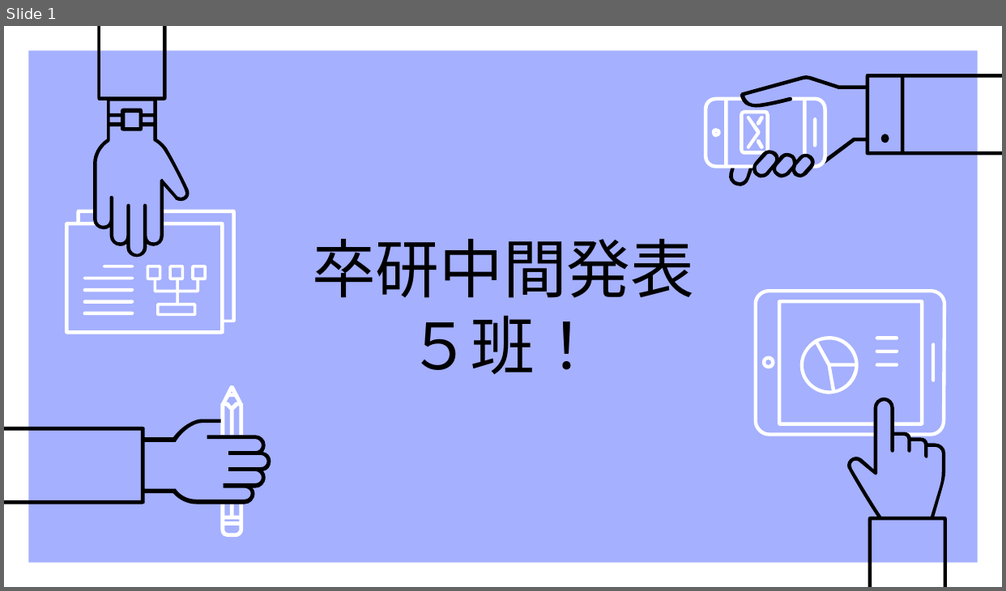
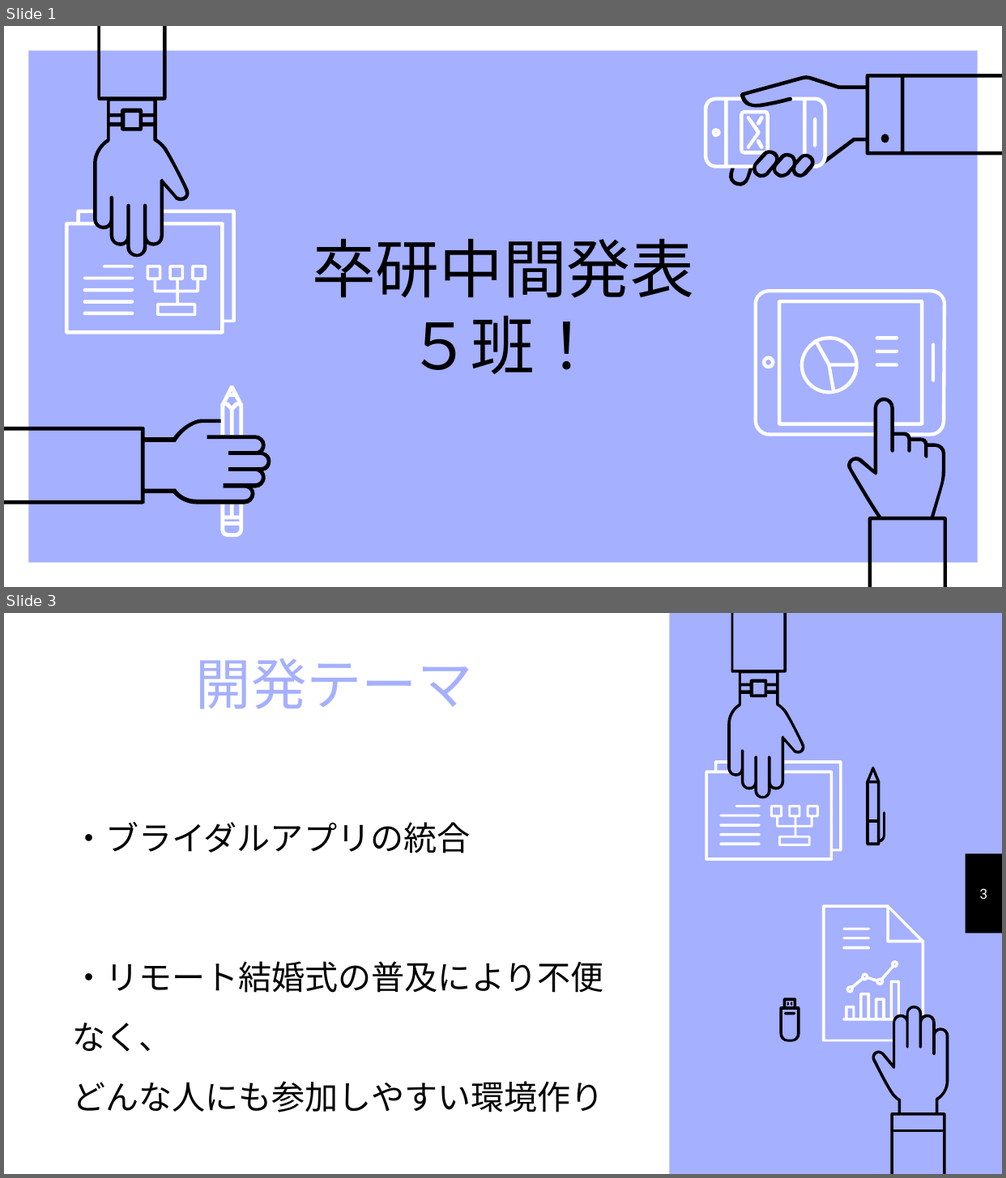
Before and after one commit to yusuke29/GR, a slide deck: 中間発表パワポ.pptx. Shown one above the other, each under a label of ours: slide 1 before the commit, slides 1 and 3 after it; the slides between them are not shown. The pictures are 1006x591 and 1006x1178 pixels, drawn with LibreOffice and Linux fonts; fonts in the diff are those of the drawing. Boxes give left, top, right and bottom in pixels: in the first picture for what was removed or moved away, otherwise in the second. Text is boxed around its words. In the diff, an @@ line names an element or a change of style, - is before the commit and + after.

```diff
--- a/中間発表パワポ.pptx
+++ b/中間発表パワポ.pptx
@@ slide 3 added at [4, 613, 1002, 1174], background #A5B0FE @@
@@ rectangle added at [4, 613, 670, 1174], fill #FFFFFF @@
@@ group added at [705, 613, 885, 861]: 9 freeform shapes @@
@@ text added at [196, 658, 473, 709], 40 pt, text #A5B0FE @@
+開発テーマ
@@ text added at [72, 822, 604, 1113], 24 pt, text #000000 @@
+・ブライダルアプリの統合
+・リモート結婚式の普及により不便なく、
+どんな人にも参加しやすい環境作り
@@ rectangle added at [965, 854, 1002, 935], fill #000000 @@
@@ text added at [980, 888, 988, 899], 10 pt, text #FFFFFF @@
+3
@@ group added at [779, 905, 949, 1174]: 11 freeform shapes @@
```
Also in this commit, not shown: 10 slides changed, 10 other slides added, 2 slides removed.
